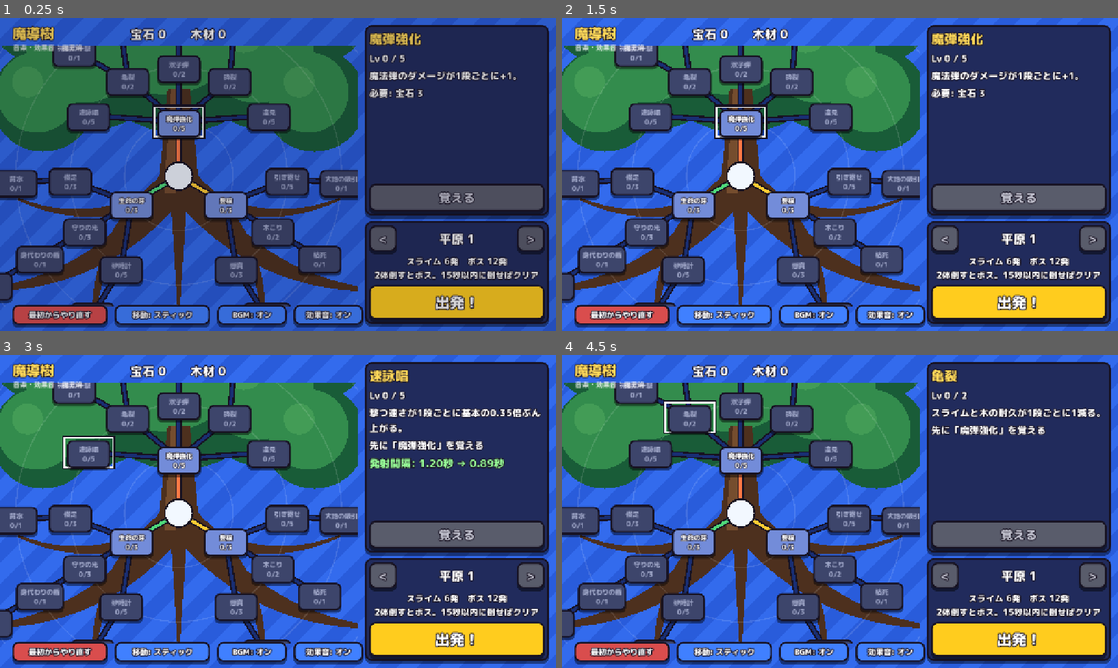
Above: before the commit, frames 1-4 (two rows, left to right).
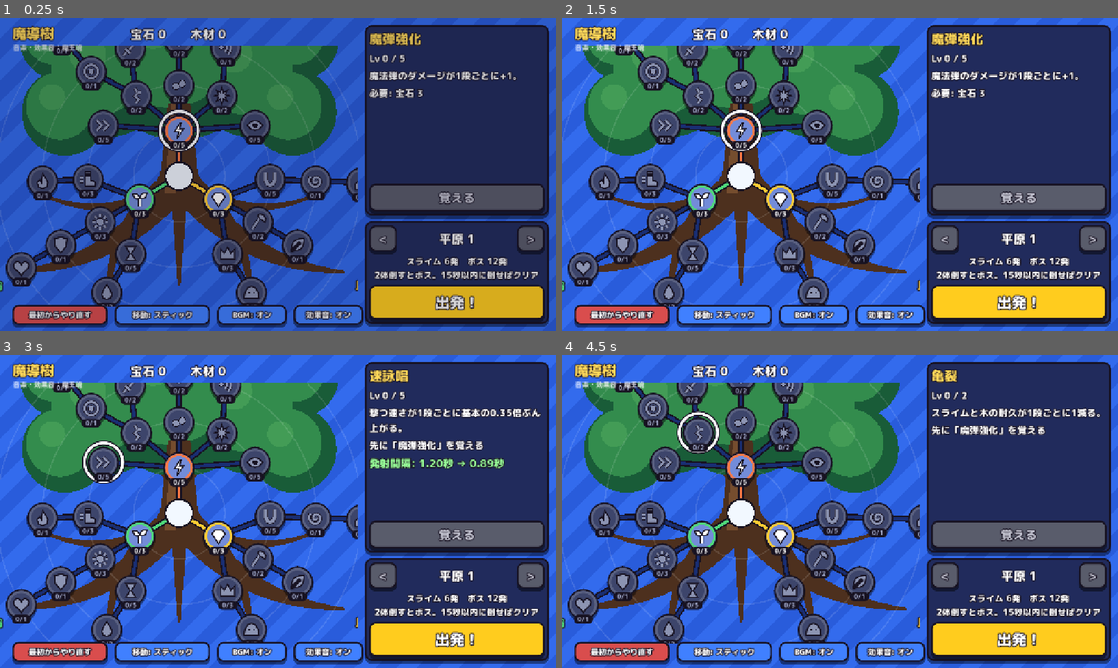
Above: after the commit, the same moments.

Repository: elefolo4565/fantasyIncremental
Game: Godot game, scene res://scenes/main/main.tscn
The game is run twice, just before and just after one commit, with the same random seed, the same clock (stepped at 60 frames per second) and the same inputs.
Inputs (mouse positions are in pixels of both pictures, inside the frame that each line leads up to):
- Up to frame 1 (0.25 s): no input
- Up to frame 2 (1.5 s): move the mouse to (962, 158) at 0.52 s; hold Right (ui_right) 0.53-1.25 s; click (962, 158) at 0.67 s; click (739, 124) at 1.25 s, where only the run before the commit has a clickable "魔弾強化 0/5"
- Up to frame 3 (3 s): click (177, 467) at 2.02 s; click (88, 455) at 2.75 s, where only the run before the commit has a clickable "速詠唱 0/5"
- Up to frame 4 (4.5 s): click (667, 461) at 3.52 s; click (689, 417) at 4.25 s, where only the run before the commit has a clickable "亀裂 0/2"

The runs differ from the first frame. In frame 1, 27% of the frame differs, in the area x 0-65%, y 8-93%; in frame 2, 28%; in frame 3, 28%; in frame 4, 28%.

Commit message:
魔導樹のノードを名前から丸いアイコンに変える
- ノードは丸い下地に軸の色の輪・アイコン・段の札（1/5など）だけを出す。名前と説明は右の欄
- upgrades.csv に icon 列を足し、scripts/draw/skill_icon.gd で図形の仮アイコンを描く
  （assets/icons/<名前>.png を置けばその絵に差し替わる）
- ノードが小さくなったので、段の間隔を詰めてスキルを増やす余地を作る

Co-Authored-By: Claude Opus 5.5 (1M context) <noreply@anthropic.com>
Claude-Session: https://claude.ai/code/session_018iPK9dkSDqLbZJCmxpp3L9

Diff:
--- a/data/upgrades.csv
+++ b/data/upgrades.csv
@@ -1,30 +1,30 @@
-id,name,parent,max_level,value,cost_gem,cost_wood,axis,ring,angle,desc,memo
-power,魔弾強化,,5,1,3|12|30|70|130,0|0|0|0|0,attack,1,0,魔法弾のダメージが1段ごとに+{v}。,攻撃の軸の入口。1段ごとに魔法弾のダメージが増える量。費用は段ごとに | で区切る。axis は軸（attack/life/income）、ring は中心から何段目か、angle は軸の向きからずらす角度（度）
-quick_cast,速詠唱,power,5,0.35,4|10|24|50|100,0|0|0|0|0,attack,2,-56,撃つ速さが1段ごとに基本の{v}倍ぶん上がる。,1段ごとに「1秒あたりの発数」が基本の何倍ぶん増えるか（間隔 = fire_interval ÷ (1 + 段×この値)）
-fracture,亀裂,power,2,1,15|45,0|0,attack,2,-28,スライムと木の耐久が1段ごとに{v}減る。,1段ごとにスライム・木の耐久が減る量（最低1）
-twin,双子弾,power,2,1,20|70,0|0,attack,2,0,1段ごとに別の相手へ魔法弾をもう{v}発撃つ。,1段ごとに同時に撃つ魔法弾の追加本数
-shatter,砕裂,power,2,1,25|75,0|0,attack,2,28,倒した相手が、周りに1段ごとに{v}ダメージを与える。,1段ごとに壊れた物が周り（shatter_radius）に与えるダメージ
-far_sight,遠見,power,5,55,5|12|28|60|110,0|0|0|0|0,attack,2,56,自動攻撃の射程が1段ごとに{v}伸びる。,1段ごとに自動攻撃の射程が伸びるピクセル数
-opening,先制の一撃,fracture,1,2,40,0,attack,3,-40,無傷の相手への最初の1発が+{v}ダメージ。,無傷の物への最初の1発に足すダメージ
-finisher,とどめ,fracture,2,1,50|160,0|0,attack,3,-21,耐久が1段ごとに{v}以下になったら、その場で倒す。,1段ごとに「この耐久以下なら即壊れる」しきい値が上がる量
-pierce,貫通,twin,2,1,30|80,0|0,attack,3,0,魔法弾が1段ごとに{v}体多く突き抜ける。,1段ごとに魔法弾が貫通できる数
-echo,残響,shatter,1,1,120,0,attack,3,20,倒した相手から、近くの相手へ魔法弾が{v}発飛ぶ。,壊れた物から撃ち出される魔法弾の本数
-focus,集中,opening,1,1,35,0,attack,4,-40,{focus_every}発ごとに、{focus_multiplier}倍ダメージの1発になる。,1なら有効（何発ごと・倍率は balance.csv の focus_every / focus_multiplier）
-ricochet,跳弾,pierce,1,1,150,0,attack,4,0,最後に当たったあと、別の相手へ{v}回跳ね返る。,魔法弾が最後に当たったあと別の物へ跳ね返る回数
-vitality,生命の芽,,3,1,3|25|80,0|0|0,life,1,0,体力が1段ごとに{v}増える。,生命の軸の入口。1段ごとにプレイヤーの体力（player_hp）に足す量
-hourglass,砂時計,vitality,5,9,2|12|30|60|110,0|0|0|0|0,life,2,-28,ランの活動時間が1段ごとに{v}秒伸びる。,1段ごとにラン1回の活動時間が伸びる秒数
-ward,守りの光,vitality,3,0.4,15|40|90,0|0|0,life,2,0,被弾したあとの無敵時間が1段ごとに{v}秒伸びる。,1段ごとに被弾後の無敵時間（player_invincible_time）に足す秒数
-swift,俊足,vitality,3,25,10|30|70,0|0|0,life,2,28,移動の速さが1段ごとに{v}上がる。,1段ごとにプレイヤーの移動速度（player_speed）に足すピクセル/秒
-time_drop,時の雫,hourglass,2,0.5,60|150,0|0,life,3,-28,敵を倒すたび、活動時間が1段ごとに{v}秒戻る。,1段ごとに、敵を1体倒したとき戻る活動時間（秒）。ボスは含まない
-guardian,身代わりの盾,ward,1,1,70,0,life,3,0,ランごとに最初の{v}回の被弾を防ぐ。,ラン1回の中で被弾を無かったことにできる回数
-last_stand,背水,swift,1,1,80,30,life,3,28,体力が残り1のとき、撃つ速さが基本の{v}倍ぶん上がる。,体力が1のとき「1秒あたりの発数」に足す倍率（速詠唱と足し算）
-revive,再起,guardian,1,1,180,60,life,4,0,体力が0になっても、ランごとに1度だけ体力{v}で立ち上がる。,立ち上がったときの体力
-harvest,豊穣,,3,1,3|30|90,0|0|0,income,1,0,倒した敵が落とす素材が1段ごとに{v}増える。,収益の軸の入口。1段ごとにスライムの宝石・木の木材の落とす数に足す量（ボスは含まない）
-magnet,引き寄せ,harvest,5,45,3|10|25|55|100,0|0|0|0|0,income,2,-28,落ちた素材を吸い寄せる範囲が1段ごとに{v}広がる。,1段ごとに素材の回収範囲（pickup_radius）が広がるピクセル数
-woodsplitter,木こり,harvest,2,2,40|60,0|40,income,2,0,木へのダメージが1段ごとに+{v}。,1段ごとに木へのダメージに足す量
-bounty,懸賞,harvest,3,25,20|50|110,0|0|0,income,2,28,ボスが落とす宝石が1段ごとに{v}%増える。,1段ごとにボスの宝石に足す割合（%。端数は切り上げ）
-vacuum,大地の吸引,magnet,1,6,90,0,income,3,-28,{v}秒ごとに、落ちている素材を全部吸い寄せる。,落ちている素材を全部吸い寄せる間隔（秒）
-withering,枯死,woodsplitter,1,1,0,60,income,3,0,木の耐久が戻らなくなる。,1なら有効（森の木の耐久が戻らなくなる）
-golden,黄金スライム,bounty,2,6,60|140,0|0,income,3,28,スライムが1段ごとに{v}%の確率で金色になる。金色は宝石を{golden_multiplier}倍落とす。,1段ごとにスライムが湧くとき金色になる確率（%）
-keep_loot,遺品,vacuum,1,50,150,50,income,4,-28,時間切れややられたときも、落ちている素材の{v}%を持ち帰る。,ランがクリア以外で終わったとき、落ちたままの素材のうち持ち帰る割合（%。端数は切り捨て）
-chain,連鎖収穫,golden,2,1,80|180,0|60,income,4,28,{chain_window}秒以内に続けて倒すと、宝石が1段ごとに+{v}。,1段ごとに、続けて倒したとき（間隔は balance.csv の chain_window）落とす宝石に足す量
+id,name,parent,max_level,value,cost_gem,cost_wood,axis,ring,angle,icon,desc,memo
+power,魔弾強化,,5,1,3|12|30|70|130,0|0|0|0|0,attack,1,0,bolt,魔法弾のダメージが1段ごとに+{v}。,攻撃の軸の入口。1段ごとに魔法弾のダメージが増える量。費用は段ごとに | で区切る。axis は軸（attack/life/income）、ring は中心から何段目か、angle は軸の向きからずらす角度（度）、icon はノードに出すアイコンの名前（scripts/draw/skill_icon.gd。assets/icons/<名前>.png を置けばその絵になる）
+quick_cast,速詠唱,power,5,0.35,4|10|24|50|100,0|0|0|0|0,attack,2,-56,fast,撃つ速さが1段ごとに基本の{v}倍ぶん上がる。,1段ごとに「1秒あたりの発数」が基本の何倍ぶん増えるか（間隔 = fire_interval ÷ (1 + 段×この値)）
+fracture,亀裂,power,2,1,15|45,0|0,attack,2,-28,crack,スライムと木の耐久が1段ごとに{v}減る。,1段ごとにスライム・木の耐久が減る量（最低1）
+twin,双子弾,power,2,1,20|70,0|0,attack,2,0,twin,1段ごとに別の相手へ魔法弾をもう{v}発撃つ。,1段ごとに同時に撃つ魔法弾の追加本数
+shatter,砕裂,power,2,1,25|75,0|0,attack,2,28,burst,倒した相手が、周りに1段ごとに{v}ダメージを与える。,1段ごとに壊れた物が周り（shatter_radius）に与えるダメージ
+far_sight,遠見,power,5,55,5|12|28|60|110,0|0|0|0|0,attack,2,56,eye,自動攻撃の射程が1段ごとに{v}伸びる。,1段ごとに自動攻撃の射程が伸びるピクセル数
+opening,先制の一撃,fracture,1,2,40,0,attack,3,-40,target,無傷の相手への最初の1発が+{v}ダメージ。,無傷の物への最初の1発に足すダメージ
+finisher,とどめ,fracture,2,1,50|160,0|0,attack,3,-21,sword,耐久が1段ごとに{v}以下になったら、その場で倒す。,1段ごとに「この耐久以下なら即壊れる」しきい値が上がる量
+pierce,貫通,twin,2,1,30|80,0|0,attack,3,0,pierce,魔法弾が1段ごとに{v}体多く突き抜ける。,1段ごとに魔法弾が貫通できる数
+echo,残響,shatter,1,1,120,0,attack,3,20,wave,倒した相手から、近くの相手へ魔法弾が{v}発飛ぶ。,壊れた物から撃ち出される魔法弾の本数
+focus,集中,opening,1,1,35,0,attack,4,-40,focus,{focus_every}発ごとに、{focus_multiplier}倍ダメージの1発になる。,1なら有効（何発ごと・倍率は balance.csv の focus_every / focus_multiplier）
+ricochet,跳弾,pierce,1,1,150,0,attack,4,0,bounce,最後に当たったあと、別の相手へ{v}回跳ね返る。,魔法弾が最後に当たったあと別の物へ跳ね返る回数
+vitality,生命の芽,,3,1,3|25|80,0|0|0,life,1,0,sprout,体力が1段ごとに{v}増える。,生命の軸の入口。1段ごとにプレイヤーの体力（player_hp）に足す量
+hourglass,砂時計,vitality,5,9,2|12|30|60|110,0|0|0|0|0,life,2,-28,hourglass,ランの活動時間が1段ごとに{v}秒伸びる。,1段ごとにラン1回の活動時間が伸びる秒数
+ward,守りの光,vitality,3,0.4,15|40|90,0|0|0,life,2,0,sun,被弾したあとの無敵時間が1段ごとに{v}秒伸びる。,1段ごとに被弾後の無敵時間（player_invincible_time）に足す秒数
+swift,俊足,vitality,3,25,10|30|70,0|0|0,life,2,28,boot,移動の速さが1段ごとに{v}上がる。,1段ごとにプレイヤーの移動速度（player_speed）に足すピクセル/秒
+time_drop,時の雫,hourglass,2,0.5,60|150,0|0,life,3,-28,drop,敵を倒すたび、活動時間が1段ごとに{v}秒戻る。,1段ごとに、敵を1体倒したとき戻る活動時間（秒）。ボスは含まない
+guardian,身代わりの盾,ward,1,1,70,0,life,3,0,shield,ランごとに最初の{v}回の被弾を防ぐ。,ラン1回の中で被弾を無かったことにできる回数
+last_stand,背水,swift,1,1,80,30,life,3,28,flame,体力が残り1のとき、撃つ速さが基本の{v}倍ぶん上がる。,体力が1のとき「1秒あたりの発数」に足す倍率（速詠唱と足し算）
+revive,再起,guardian,1,1,180,60,life,4,0,heart,体力が0になっても、ランごとに1度だけ体力{v}で立ち上がる。,立ち上がったときの体力
+harvest,豊穣,,3,1,3|30|90,0|0|0,income,1,0,gem,倒した敵が落とす素材が1段ごとに{v}増える。,収益の軸の入口。1段ごとにスライムの宝石・木の木材の落とす数に足す量（ボスは含まない）
+magnet,引き寄せ,harvest,5,45,3|10|25|55|100,0|0|0|0|0,income,2,-28,magnet,落ちた素材を吸い寄せる範囲が1段ごとに{v}広がる。,1段ごとに素材の回収範囲（pickup_radius）が広がるピクセル数
+woodsplitter,木こり,harvest,2,2,40|60,0|40,income,2,0,axe,木へのダメージが1段ごとに+{v}。,1段ごとに木へのダメージに足す量
+bounty,懸賞,harvest,3,25,20|50|110,0|0|0,income,2,28,crown,ボスが落とす宝石が1段ごとに{v}%増える。,1段ごとにボスの宝石に足す割合（%。端数は切り上げ）
+vacuum,大地の吸引,magnet,1,6,90,0,income,3,-28,swirl,{v}秒ごとに、落ちている素材を全部吸い寄せる。,落ちている素材を全部吸い寄せる間隔（秒）
+withering,枯死,woodsplitter,1,1,0,60,income,3,0,leaf,木の耐久が戻らなくなる。,1なら有効（森の木の耐久が戻らなくなる）
+golden,黄金スライム,bounty,2,6,60|140,0|0,income,3,28,slime,スライムが1段ごとに{v}%の確率で金色になる。金色は宝石を{golden_multiplier}倍落とす。,1段ごとにスライムが湧くとき金色になる確率（%）
+keep_loot,遺品,vacuum,1,50,150,50,income,4,-28,bag,時間切れややられたときも、落ちている素材の{v}%を持ち帰る。,ランがクリア以外で終わったとき、落ちたままの素材のうち持ち帰る割合（%。端数は切り捨て）
+chain,連鎖収穫,golden,2,1,80|180,0|60,income,4,28,chain,{chain_window}秒以内に続けて倒すと、宝石が1段ごとに+{v}。,1段ごとに、続けて倒したとき（間隔は balance.csv の chain_window）落とす宝石に足す量
--- a/scenes/upgrade_tree/upgrade_tree.gd
+++ b/scenes/upgrade_tree/upgrade_tree.gd
@@ -1,7 +1,7 @@
 class_name UpgradeTree
 extends Control
 ## 魔導樹の画面。中央の核から攻撃・生命・収益の3軸が放射状に伸び、強化ノードが並ぶ。
-## 選んだノードの説明・費用と、活動時間などの数値の変化を見せて買えるようにする。
+## ノードは丸いアイコンと段（1/5 など）だけで見せ、名前・説明・費用は選んだときに右の欄に出して買えるようにする。
 ## ステージを選んで START を押すと start_requested を出す。
 ## 魔導樹はピンチ（PC ではホイール）で拡大し、ドラッグで動かせる。背景には、核を幹にした世界樹（攻撃の側が葉、生命・収益の側が根）を描く。
 ## 左下のボタンで、ランでの移動（スティック／タップ移動）と BGM のオン/オフを切り替える（設定は保存する）。
@@ -9,8 +9,16 @@
 signal start_requested(stage_index: int)
 
 ## 中心からノード1段ぶんの距離
-const RING_SPACING := 125.0
-const NODE_SIZE := Vector2(100, 56)
+const RING_SPACING := 105.0
+const NODE_SIZE := Vector2(72, 72)
+## ノードの中のアイコンの半径・軸の色の輪の半径と太さ
+const ICON_RADIUS := 19.0
+const AXIS_RING_RADIUS := 29.0
+const AXIS_RING_WIDTH := 4.0
+## 段を出す札の大きさと文字の大きさ
+const BADGE_SIZE := Vector2(44, 20)
+const BADGE_FONT_SIZE := 14
+const LOCKED_ICON_TINT := Color(0.55, 0.58, 0.7)
 const TREE_MARGIN := 24.0
 const CORE_RADIUS := 30.0
 const CORE_COLOR := Color(0.95, 0.97, 1.0)
@@ -71,6 +79,7 @@
 var _bounds := Rect2()
 var _max_ring := 1
 var _styles: Dictionary = {}
+var _badge_style: StyleBoxFlat
 var _selected: UpgradeDef
 var _reset_armed := false
 var _zoom := 1.0
@@ -105,6 +114,8 @@
 func _ready() -> void:
 	for color: Color in [MAXED_COLOR, READY_COLOR, OPEN_COLOR, LOCKED_COLOR]:
 		_styles[color] = _make_style(color)
+	_badge_style = UiStyle.box(UiStyle.OUTLINE, int(BADGE_SIZE.y * 0.5), 0, 0)
+	_badge_style.set_content_margin_all(0.0)
 	_compute_bounds()
 	# 線は $TreeClip/Nodes に描く。Control は自分の大きさの外を描いても、その四角が画面から外れると
 	# 丸ごと描かれなくなるので、魔導樹全体の大きさにしておく（拡大すると枝が消える不具合の対策）。
@@ -114,8 +125,8 @@
 		button.size = NODE_SIZE
 		button.pivot_offset = NODE_SIZE * 0.5
 		button.focus_mode = Control.FOCUS_NONE
-		button.add_theme_font_size_override("font_size", 15)
 		button.pressed.connect(_on_node_pressed.bind(def))
+		button.draw.connect(_draw_node.bind(button, def))
 		button.position = _cell_center(def) - NODE_SIZE * 0.5
 		_nodes.add_child(button)
 		_buttons[def.id] = button
@@ -191,9 +202,25 @@
 	_nodes.draw_circle(core, CORE_RADIUS + 4.0, UiStyle.OUTLINE)
 	_nodes.draw_circle(core, CORE_RADIUS, CORE_COLOR)
 	if _selected != null:
-		var rect := Rect2(_cell_center(_selected) - NODE_SIZE * 0.5, NODE_SIZE).grow(6.0)
-		_nodes.draw_rect(rect.grow(3.0), UiStyle.OUTLINE, false, 4.0)
-		_nodes.draw_rect(rect, SELECT_COLOR, false, 4.0)
+		var radius := NODE_SIZE.x * 0.5 + 8.0
+		_nodes.draw_arc(_cell_center(_selected), radius, 0.0, TAU, 48, UiStyle.OUTLINE, 10.0, true)
+		_nodes.draw_arc(_cell_center(_selected), radius, 0.0, TAU, 48, SELECT_COLOR, 5.0, true)
+
+
+## ノード1つの中身（軸の色の輪・アイコン・段の札）。ボタンの丸い下地の上に描く。
+func _draw_node(button: Button, def: UpgradeDef) -> void:
+	var center := NODE_SIZE * 0.5
+	var unlocked := Progress.is_unlocked(def)
+	var axis_color := _axis_color(def) if unlocked else LOCKED_COLOR.lightened(0.15)
+	button.draw_arc(center, AXIS_RING_RADIUS, 0.0, TAU, 40, axis_color, AXIS_RING_WIDTH, true)
+	SkillIcon.draw(button, def.icon, center, ICON_RADIUS, Color.WHITE if unlocked else LOCKED_ICON_TINT)
+	var badge := Rect2(Vector2(center.x - BADGE_SIZE.x * 0.5, NODE_SIZE.y - BADGE_SIZE.y * 0.6), BADGE_SIZE)
+	button.draw_style_box(_badge_style, badge)
+	var text := "%d/%d" % [Progress.level(def.id), def.max_level]
+	var font := ThemeDB.fallback_font
+	var baseline := badge.position + Vector2(0, (badge.size.y + BADGE_FONT_SIZE * 0.7) * 0.5)
+	var text_color := MAXED_COLOR if Progress.is_maxed(def) else (Color.WHITE if unlocked else LOCKED_TEXT)
+	button.draw_string(font, baseline, text, HORIZONTAL_ALIGNMENT_CENTER, badge.size.x, BADGE_FONT_SIZE, text_color)
 
 
 ## 背景の世界樹。核が幹の真ん中で、上に枝と葉、下に根が広がる。
@@ -280,7 +307,7 @@
 
 
 func _make_style(color: Color) -> StyleBoxFlat:
-	return UiStyle.box(color, 12, 4, 5)
+	return UiStyle.box(color, int(NODE_SIZE.x * 0.5), 4, 5)
 
 
 ## 最初は核を真ん中にして等倍で見せる。ピンチで縮めると全体が見える。
@@ -379,7 +406,6 @@
 	_material_label.text = "宝石 %d　　木材 %d" % [Progress.gem, Progress.wood]
 	for def in Progress.upgrades:
 		var button: Button = _buttons[def.id]
-		button.text = "%s\n%d/%d" % [def.name, Progress.level(def.id), def.max_level]
 		var color := OPEN_COLOR
 		if Progress.is_maxed(def):
 			color = MAXED_COLOR
@@ -389,11 +415,7 @@
 			color = READY_COLOR
 		for state in ["normal", "hover", "pressed", "focus"]:
 			button.add_theme_stylebox_override(state, _styles[color])
-		var text_color := LOCKED_TEXT if color == LOCKED_COLOR else Color.WHITE
-		for state in ["font_color", "font_hover_color", "font_pressed_color"]:
-			button.add_theme_color_override(state, text_color)
-		button.add_theme_color_override("font_outline_color", UiStyle.OUTLINE)
-		button.add_theme_constant_override("outline_size", 6 if color != LOCKED_COLOR else 0)
+		button.queue_redraw()
 	_refresh_detail()
 	_refresh_stage()
 	_move_button.text = "移動: タップ" if Progress.tap_move else "移動: スティック"
--- a/scripts/data/upgrade_def.gd
+++ b/scripts/data/upgrade_def.gd
@@ -15,6 +15,8 @@
 var ring := 1
 ## 軸の向きからずらす角度（度）
 var angle := 0.0
+## ノードに出すアイコンの名前（SkillIcon で描く）
+var icon: StringName
 var desc := ""
 
 
@@ -30,6 +32,7 @@
 	def.axis = StringName(row.get("axis", ""))
 	def.ring = maxi(String(row.get("ring", "1")).to_int(), 1)
 	def.angle = String(row.get("angle", "0")).to_float()
+	def.icon = StringName(row.get("icon", ""))
 	def.desc = row.get("desc", "")
 	return def
 
--- /dev/null
+++ b/scripts/draw/skill_icon.gd
@@ -0,0 +1,213 @@
+class_name SkillIcon
+extends RefCounted
+## 魔導樹のノードに出すアイコンを描く。upgrades.csv の icon 列の名前で選ぶ。
+## assets/icons/<名前>.png があればその絵を使い、なければ _draw() の図形で仮のアイコンを描く。
+
+const FILL := Color(1, 1, 1)
+const LINE := Toon.OUTLINE
+const ICON_DIR := "res://assets/icons/%s.png"
+
+static var _textures: Dictionary = {}
+
+
+## center を中心に、半径 radius の円に収まるアイコンを描く。tint で全体の色を掛ける（覚えられないノードは暗くする）。
+static func draw(ci: CanvasItem, icon: StringName, center: Vector2, radius: float, tint := Color.WHITE) -> void:
+	var texture := _texture(icon)
+	if texture != null:
+		ci.draw_texture_rect(texture, Rect2(center - Vector2.ONE * radius, Vector2.ONE * radius * 2.0), false, tint)
+		return
+	var pen := _Pen.new(ci, center, radius, FILL * tint)
+	match icon:
+		&"bolt":
+			pen.poly([Vector2(0.15, -0.95), Vector2(-0.55, 0.15), Vector2(-0.05, 0.15), Vector2(-0.2, 0.95),
+					Vector2(0.55, -0.2), Vector2(0.05, -0.2), Vector2(0.3, -0.95)])
+		&"fast":
+			pen.line([Vector2(-0.8, -0.6), Vector2(-0.2, 0.0), Vector2(-0.8, 0.6)])
+			pen.line([Vector2(0.0, -0.6), Vector2(0.6, 0.0), Vector2(0.0, 0.6)])
+		&"crack":
+			pen.line([Vector2(-0.2, -0.9), Vector2(0.15, -0.35), Vector2(-0.2, 0.05), Vector2(0.25, 0.45), Vector2(-0.05, 0.9)])
+			pen.line([Vector2(0.15, -0.35), Vector2(0.55, -0.45)])
+		&"twin":
+			pen.dot(Vector2(-0.38, 0.15), 0.38)
+			pen.dot(Vector2(0.38, -0.15), 0.38)
+		&"burst":
+			pen.poly(_star(8, 0.95, 0.42))
+		&"eye":
+			pen.poly([Vector2(-0.95, 0.0), Vector2(-0.5, -0.45), Vector2(0.0, -0.58), Vector2(0.5, -0.45),
+					Vector2(0.95, 0.0), Vector2(0.5, 0.45), Vector2(0.0, 0.58), Vector2(-0.5, 0.45)])
+			pen.dot(Vector2.ZERO, 0.3, LINE)
+		&"target":
+			pen.ring(Vector2.ZERO, 0.8)
+			pen.dot(Vector2.ZERO, 0.32)
+		&"sword":
+			pen.line([Vector2(-0.6, 0.6), Vector2(0.75, -0.75)])
+			pen.line([Vector2(-0.6, 0.05), Vector2(-0.05, 0.6)])
+			pen.line([Vector2(-0.6, 0.6), Vector2(-0.85, 0.85)])
+		&"pierce":
+			pen.line([Vector2(0.0, -0.9), Vector2(0.0, 0.9)])
+			pen.line([Vector2(-0.9, 0.0), Vector2(0.75, 0.0)])
+			pen.line([Vector2(0.35, -0.38), Vector2(0.8, 0.0), Vector2(0.35, 0.38)])
+		&"wave":
+			pen.dot(Vector2(-0.55, 0.0), 0.22)
+			pen.arc(Vector2(-0.55, 0.0), 0.65, -0.9, 0.9)
+			pen.arc(Vector2(-0.55, 0.0), 1.15, -0.75, 0.75)
+		&"focus":
+			pen.ring(Vector2.ZERO, 0.6)
+			for direction: Vector2 in [Vector2.UP, Vector2.DOWN, Vector2.LEFT, Vector2.RIGHT]:
+				pen.line([direction * 0.45, direction * 0.95])
+		&"bounce":
+			pen.line([Vector2(-0.85, -0.6), Vector2(0.0, 0.55), Vector2(0.75, -0.55)])
+			pen.line([Vector2(0.3, -0.5), Vector2(0.75, -0.55), Vector2(0.75, -0.1)])
+		&"sprout":
+			pen.line([Vector2(0.0, 0.9), Vector2(0.0, -0.1)])
+			pen.poly(_leaf(Vector2(0.0, -0.1), Vector2(-0.85, -0.6)))
+			pen.poly(_leaf(Vector2(0.0, -0.1), Vector2(0.85, -0.75)))
+		&"hourglass":
+			pen.poly([Vector2(-0.6, -0.85), Vector2(0.6, -0.85), Vector2(0.08, 0.0), Vector2(0.6, 0.85),
+					Vector2(-0.6, 0.85), Vector2(-0.08, 0.0)])
+		&"sun":
+			for i in 8:
+				var direction := Vector2.UP.rotated(TAU * i / 8.0)
+				pen.line([direction * 0.62, direction * 0.92])
+			pen.dot(Vector2.ZERO, 0.42)
+		&"boot":
+			pen.line([Vector2(-0.95, -0.2), Vector2(-0.6, -0.2)])
+			pen.line([Vector2(-0.95, 0.25), Vector2(-0.6, 0.25)])
+			pen.poly([Vector2(-0.35, -0.9), Vector2(0.3, -0.9), Vector2(0.3, 0.1), Vector2(0.75, 0.25),
+					Vector2(0.9, 0.5), Vector2(0.85, 0.8), Vector2(-0.35, 0.8)])
+			pen.line([Vector2(-0.35, -0.55), Vector2(0.3, -0.55)], LINE)
+		&"drop":
+			pen.poly([Vector2(0.0, -0.95), Vector2(0.45, -0.2), Vector2(0.62, 0.25), Vector2(0.45, 0.68),
+					Vector2(0.0, 0.88), Vector2(-0.45, 0.68), Vector2(-0.62, 0.25), Vector2(-0.45, -0.2)])
+		&"shield":
+			pen.poly([Vector2(-0.75, -0.75), Vector2(0.0, -0.95), Vector2(0.75, -0.75), Vector2(0.65, 0.2),
+					Vector2(0.0, 0.95), Vector2(-0.65, 0.2)])
+		&"flame":
+			pen.poly([Vector2(0.0, -0.95), Vector2(0.35, -0.35), Vector2(0.65, 0.15), Vector2(0.5, 0.7),
+					Vector2(0.0, 0.92), Vector2(-0.5, 0.7), Vector2(-0.65, 0.15), Vector2(-0.3, -0.15),
+					Vector2(-0.12, 0.2)])
+		&"heart":
+			pen.poly(_heart())
+		&"gem":
+			pen.poly([Vector2(-0.8, -0.3), Vector2(-0.4, -0.8), Vector2(0.4, -0.8), Vector2(0.8, -0.3), Vector2(0.0, 0.9)])
+		&"magnet":
+			pen.thick([Vector2(-0.55, -0.8), Vector2(-0.55, 0.1), Vector2(-0.35, 0.55), Vector2(0.0, 0.7),
+					Vector2(0.35, 0.55), Vector2(0.55, 0.1), Vector2(0.55, -0.8)], 0.34)
+		&"axe":
+			pen.line([Vector2(-0.7, 0.85), Vector2(0.3, -0.6)])
+			pen.poly([Vector2(-0.05, -0.75), Vector2(0.2, -0.95), Vector2(0.65, -0.85), Vector2(0.95, -0.4),
+					Vector2(0.9, 0.05), Vector2(0.55, -0.15), Vector2(0.25, -0.35)])
+		&"crown":
+			pen.poly([Vector2(-0.85, 0.65), Vector2(-0.85, -0.55), Vector2(-0.4, -0.05), Vector2(0.0, -0.75),
+					Vector2(0.4, -0.05), Vector2(0.85, -0.55), Vector2(0.85, 0.65)])
+		&"swirl":
+			var points: Array[Vector2] = []
+			for i in 24:
+				var t := float(i) / 23.0
+				points.append(Vector2.RIGHT.rotated(t * TAU * 1.6) * lerpf(0.08, 0.85, t))
+			pen.line(points)
+		&"leaf":
+			pen.poly(_leaf(Vector2(-0.75, 0.75), Vector2(0.8, -0.8)))
+			pen.line([Vector2(-0.75, 0.75), Vector2(0.3, -0.3)], LINE)
+		&"slime":
+			pen.poly([Vector2(-0.9, 0.7), Vector2(-0.8, 0.0), Vector2(-0.45, -0.55), Vector2(0.0, -0.75),
+					Vector2(0.45, -0.55), Vector2(0.8, 0.0), Vector2(0.9, 0.7)])
+			pen.dot(Vector2(-0.3, 0.05), 0.12, LINE)
+			pen.dot(Vector2(0.3, 0.05), 0.12, LINE)
+		&"bag":
+			pen.poly([Vector2(-0.3, -0.75), Vector2(0.3, -0.75), Vector2(0.15, -0.45), Vector2(0.75, 0.15),
+					Vector2(0.7, 0.85), Vector2(-0.7, 0.85), Vector2(-0.75, 0.15), Vector2(-0.15, -0.45)])
+		&"chain":
+			pen.ring(Vector2(-0.35, 0.3), 0.45)
+			pen.ring(Vector2(0.35, -0.3), 0.45)
+		_:
+			pen.dot(Vector2.ZERO, 0.5)
+
+
+static func _texture(icon: StringName) -> Texture2D:
+	if not _textures.has(icon):
+		var path := ICON_DIR % icon
+		_textures[icon] = load(path) as Texture2D if ResourceLoader.exists(path) else null
+	return _textures[icon]
+
+
+static func _star(points: int, outer: float, inner: float) -> Array[Vector2]:
+	var result: Array[Vector2] = []
+	for i in points * 2:
+		var radius := outer if i % 2 == 0 else inner
+		result.append(Vector2.UP.rotated(PI * i / points) * radius)
+	return result
+
+
+## from から to へ向かう、両側がふくらんだ葉の形。
+static func _leaf(from: Vector2, to: Vector2) -> Array[Vector2]:
+	var side := (to - from).orthogonal() * 0.28
+	var result: Array[Vector2] = []
+	for i in 9:
+		var t := float(i) / 8.0
+		result.append(from.lerp(to, t) + side * sin(t * PI))
+	for i in range(7, 0, -1):
+		var t := float(i) / 8.0
+		result.append(from.lerp(to, t) - side * sin(t * PI))
+	return result
+
+
+static func _heart() -> Array[Vector2]:
+	var result: Array[Vector2] = []
+	for i in 32:
+		var t := TAU * i / 32.0
+		var x := 16.0 * pow(sin(t), 3)
+		var y := 13.0 * cos(t) - 5.0 * cos(2.0 * t) - 2.0 * cos(3.0 * t) - cos(4.0 * t)
+		result.append(Vector2(x, -y) / 17.0)
+	return result
+
+
+## 単位円（-1〜1）の座標で、縁取りつきの図形を描く道具。
+class _Pen:
+	const OUTLINE_RATE := 0.16
+	const STROKE_RATE := 0.2
+
+	var ci: CanvasItem
+	var center: Vector2
+	var scale: float
+	var fill: Color
+
+	func _init(target: CanvasItem, at: Vector2, radius: float, color: Color) -> void:
+		ci = target
+		center = at
+		scale = radius
+		fill = color
+
+	func _map(points: Array) -> PackedVector2Array:
+		var result := PackedVector2Array()
+		for point: Vector2 in points:
+			result.append(center + point * scale)
+		return result
+
+	func poly(points: Array) -> void:
+		var mapped := _map(points)
+		ci.draw_colored_polygon(mapped, fill)
+		mapped.append(mapped[0])
+		ci.draw_polyline(mapped, LINE, scale * OUTLINE_RATE * 0.6, true)
+
+	func line(points: Array, color := Color(0, 0, 0, 0)) -> void:
+		thick(points, STROKE_RATE, color)
+
+	func thick(points: Array, width: float, color := Color(0, 0, 0, 0)) -> void:
+		var mapped := _map(points)
+		ci.draw_polyline(mapped, LINE, scale * (width + OUTLINE_RATE), true)
+		ci.draw_polyline(mapped, fill if color.a == 0.0 else color, scale * width, true)
+
+	func dot(at: Vector2, radius: float, color := Color(0, 0, 0, 0)) -> void:
+		var position := center + at * scale
+		if color.a == 0.0:
+			ci.draw_circle(position, scale * (radius + OUTLINE_RATE * 0.5), LINE)
+		ci.draw_circle(position, scale * radius, fill if color.a == 0.0 else color)
+
+	func ring(at: Vector2, radius: float) -> void:
+		arc(at, radius, 0.0, TAU)
+
+	func arc(at: Vector2, radius: float, from: float, to: float) -> void:
+		var position := center + at * scale
+		ci.draw_arc(position, scale * radius, from, to, 32, LINE, scale * (STROKE_RATE + OUTLINE_RATE), true)
+		ci.draw_arc(position, scale * radius, from, to, 32, fill, scale * STROKE_RATE, true)
Not shown, added: scenes/time_warning/time_warning.gd.uid
Not shown, added: scripts/draw/skill_icon.gd.uid
Not shown, changed: CLAUDE.md
